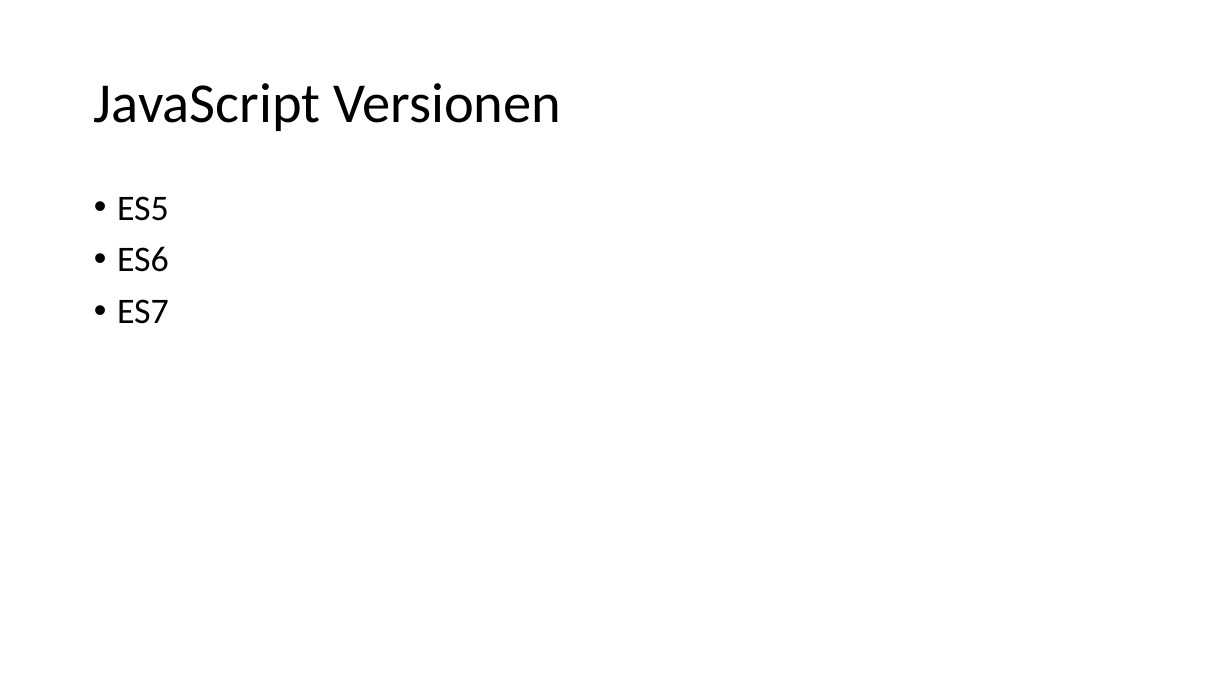
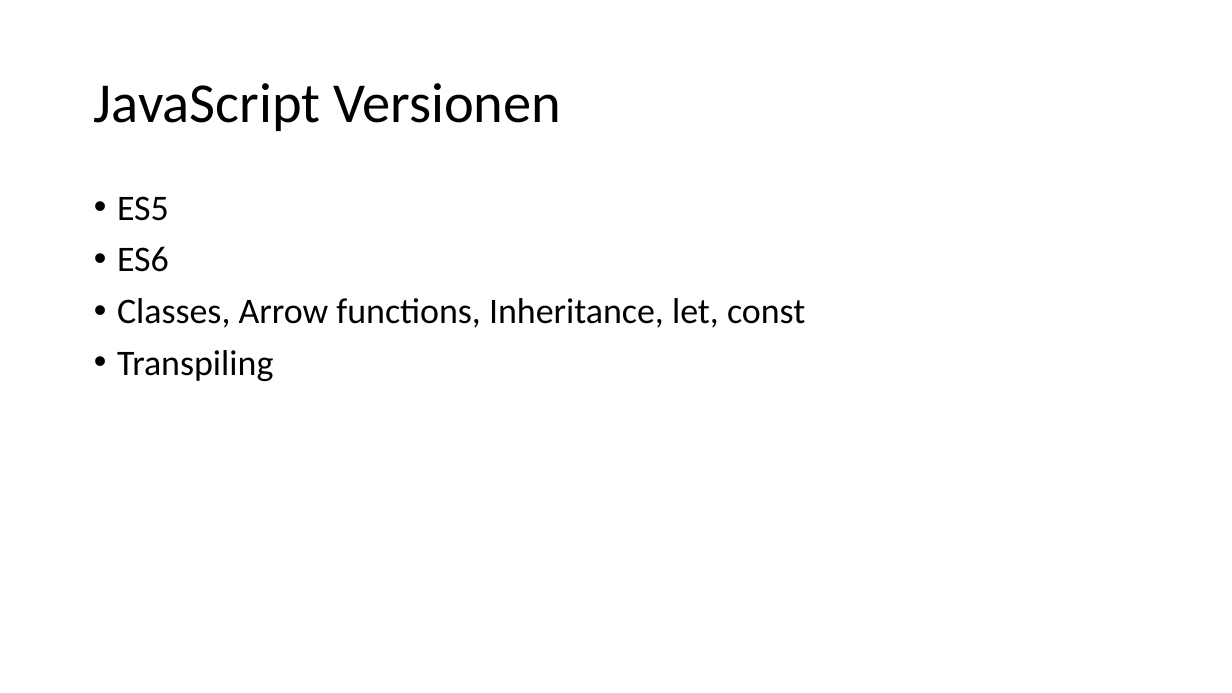
Before and after one commit to JansAkkaunt/JSTraining, a slide deck: slide 4 of JSTrainingj.pptx. Drawn at 1232x693 pixels with LibreOffice and Linux fonts; fonts in the diff are those of the drawing. Boxes give left, top, right and bottom in pixels: in the first picture for what was removed or moved away, otherwise in the second. Text is boxed around its words. In the diff, an @@ line names an element or a change of style, - is before the commit and + after.

```diff
--- a/JSTrainingj.pptx
+++ b/JSTrainingj.pptx
@@ text at box(117, 298, 805, 381): text changed @@
-• ES7
+• Classes, Arrow functions, Inheritance, let, const
+• Transpiling
```
Also in this commit, not shown: 2 other slides changed, 1 other file.
